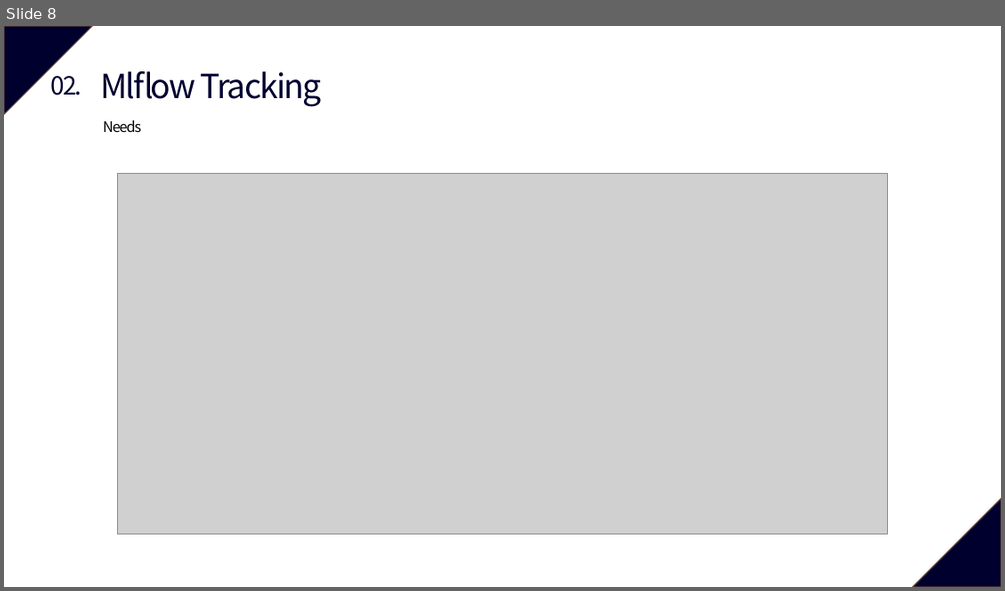
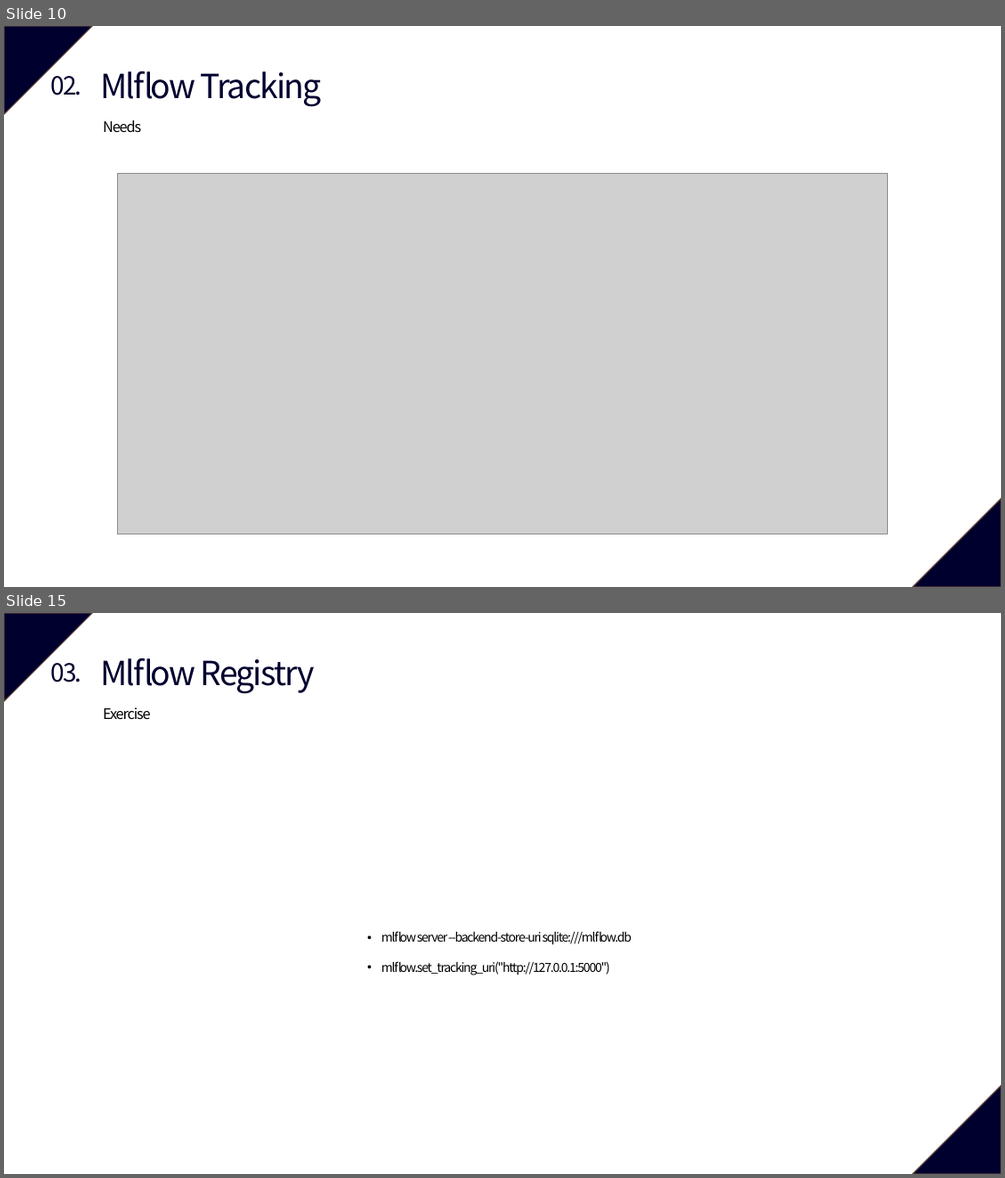
Before and after one commit to vhrehfdl/MLflow_tutorial, a slide deck: MLflow.pptx. Shown one above the other, each under a label of ours: slide 8 before the commit, slides 10 and 15 after it; the slides between them are not shown. The pictures are 1005x591 and 1005x1178 pixels, drawn with LibreOffice and Linux fonts; fonts in the diff are those of the drawing; grey boxes stand for pictures. Boxes give left, top, right and bottom in pixels: in the first picture for what was removed or moved away, otherwise in the second. Text is boxed around its words. In the diff, an @@ line names an element or a change of style, - is before the commit and + after.

```diff
--- a/MLflow.pptx
+++ b/MLflow.pptx
@@ slide 15 added at box(4, 613, 1001, 1174), background #FFFFFF; not listed: 2 template elements that a slide beside it also shows @@
@@ text added at box(50, 663, 81, 682), 24 pt, text #00002F @@
+03.
@@ text added at box(100, 658, 315, 694), 32 pt, text #00002F @@
+Mlflow Registry
@@ text added at box(103, 707, 151, 719), 14 pt, text #000000 @@
+Exercise
@@ text added at box(381, 931, 631, 975), 12 pt, text #000000 @@
+• mlflow server --backend-store-uri sqlite:///mlflow.db
+• mlflow.set_tracking_uri("http://127.0.0.1:5000")
@@ what was slide 8 is now slide 10 @@
```
Also in this commit, not shown: 6 slides changed, 12 other slides added.
